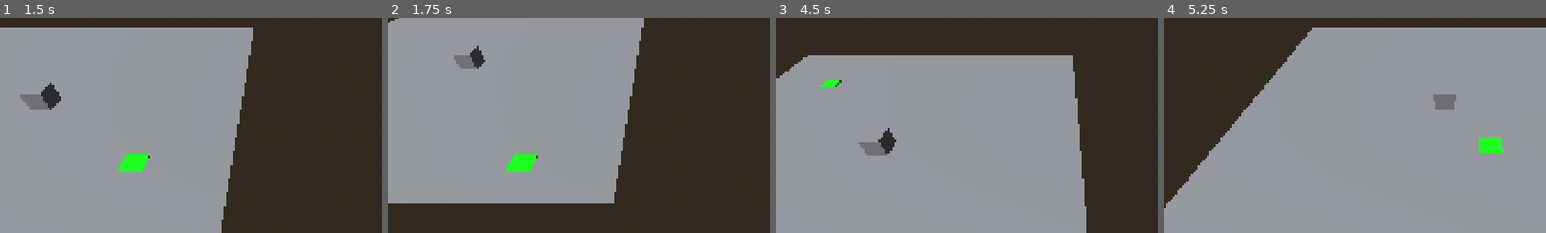
Above: before the commit, frames 1-4 (left to right).
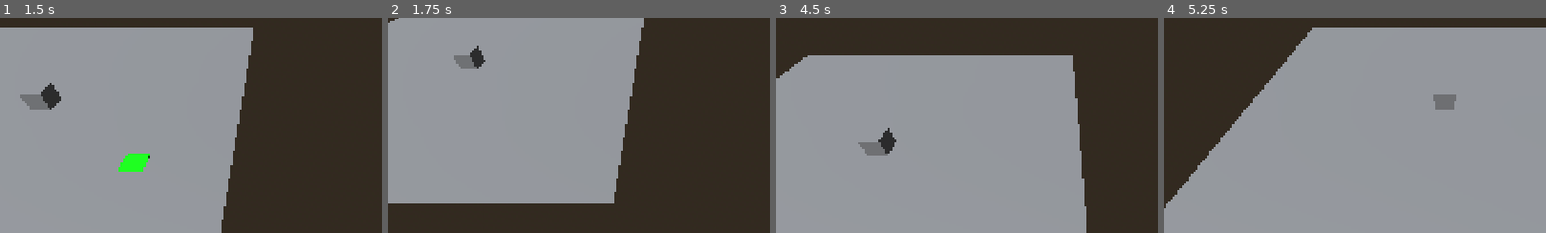
Above: after the commit, the same moments.

Repository: ChrisGiggleman/industrial-warfare
Game: Godot game, scene res://scenes/core/main.tscn
The game is run twice, just before and just after one commit, with the same random seed, the same clock (stepped at 60 frames per second) and the same inputs.
Inputs (mouse positions are % of the whole screen's width and height, from its top left):
- Up to frame 1 (1.5 s): tap Enter at 0.5 s; move the mouse to (72, 45) at 0.52 s; hold D (move_right) 0.53-1.28 s; hold B (toggle_placement_mode, bound only after the commit) 0.53-1.28 s; move the mouse to (30, 55) at 1.27 s; hold S (move_backward) from 1.28 s (still down); tap Mouse wheel up (camera_zoom_in) at 1.35 s
- Up to frame 2 (1.75 s): keep holding S (move_backward); tap B (toggle_placement_mode, bound only after the commit) at 1.55 s
- Up to frame 3 (4.5 s): move the mouse to (60, 28) at 2.02 s; release S (move_backward) at 2.03 s; hold D (move_right) 2.03-2.78 s; hold Mouse wheel down (camera_zoom_out) 2.03-2.78 s; tap B (toggle_placement_mode, bound only after the commit) at 2.3, 3.05, 4.35 s; move the mouse to (45, 70) at 2.77 s; hold W (move_forward) 2.78-3.53 s; click (45, 70) at 2.85 s; move the mouse to (80, 65) at 3.52 s; hold B (toggle_placement_mode, bound only after the commit) 3.53-4.28 s; hold A (move_left) from 3.53 s (still down); move the mouse to (20, 35) at 4.27 s
- Up to frame 4 (5.25 s): move the mouse to (55, 50) at 5.02 s; release A (move_left) at 5.03 s; hold S (move_backward) from 5.03 s (still down); hold Mouse wheel up (camera_zoom_in) from 5.03 s (still down)
The pictures show only the part of the screen within x 13-63%, y 20-70%; the shares and areas given below are measured in that part.

Frame 1 is identical in both runs. In frame 2, 0.5% of the frame differs, in the area x 31-40%, y 63-72%; in frame 3, 0.1%; in frame 4, 0.5%.

Commit message:
Add basic placement mode

Diff:
--- a/project.godot
+++ b/project.godot
@@ -68,6 +68,11 @@
 "events": [Object(InputEventMouseButton,"resource_local_to_scene":false,"resource_name":"","device":-1,"window_id":0,"a …(259 unchanged characters)…
 ]
 }
+toggle_placement_mode={
+"deadzone": 0.2,
+"events": [Object(InputEventKey,"resource_local_to_scene":false,"resource_name":"","device":-1,"window_id":0,"alt_pressed":false,"shift_pressed":false,"ctrl_pressed":false,"meta_pressed":false,"pressed":false,"keycode":0,"physical_keycode":66,"key_label":0,"unicode":98,"location":0,"echo":false,"script":null)
+]
+}
 
 [physics]
 
--- a/scripts/world_interaction.gd
+++ b/scripts/world_interaction.gd
@@ -10,19 +10,39 @@
 
 var selected_object: Node = null
 var hover_material: StandardMaterial3D
+var placement_mode_active: bool = false
 
 
 func _ready() -> void:
 	hover_material = hover_marker.material_override as StandardMaterial3D
+	hover_marker.visible = false
 
 
 func _process(_delta: float) -> void:
-	_update_hover_marker()
+	if placement_mode_active:
+		_update_hover_marker()
 
 
 func _unhandled_input(event: InputEvent) -> void:
+	if event.is_action_pressed("toggle_placement_mode"):
+		_toggle_placement_mode()
+		return
+
+	if placement_mode_active:
+		return
+
 	if event.is_action_pressed("primary_action"):
 		_print_mouse_world_position()
+
+func _toggle_placement_mode() -> void:
+	placement_mode_active = not placement_mode_active
+
+	if placement_mode_active:
+		_select_object(null)
+		print("Placement mode enabled")
+	else:
+		hover_marker.visible = false
+		print("Placement mode disabled")
 
 
 func _print_mouse_world_position() -> void:
Not shown, changed: docs/DEVLOG.md
Not shown, changed: docs/ROADMAP.md
